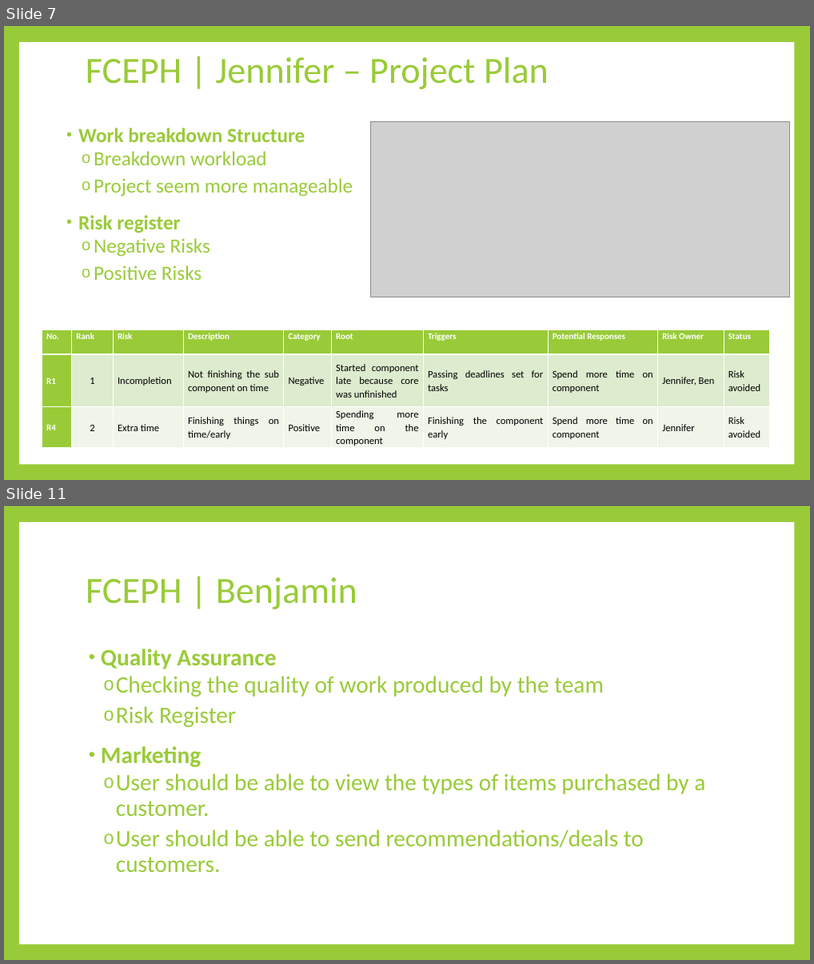
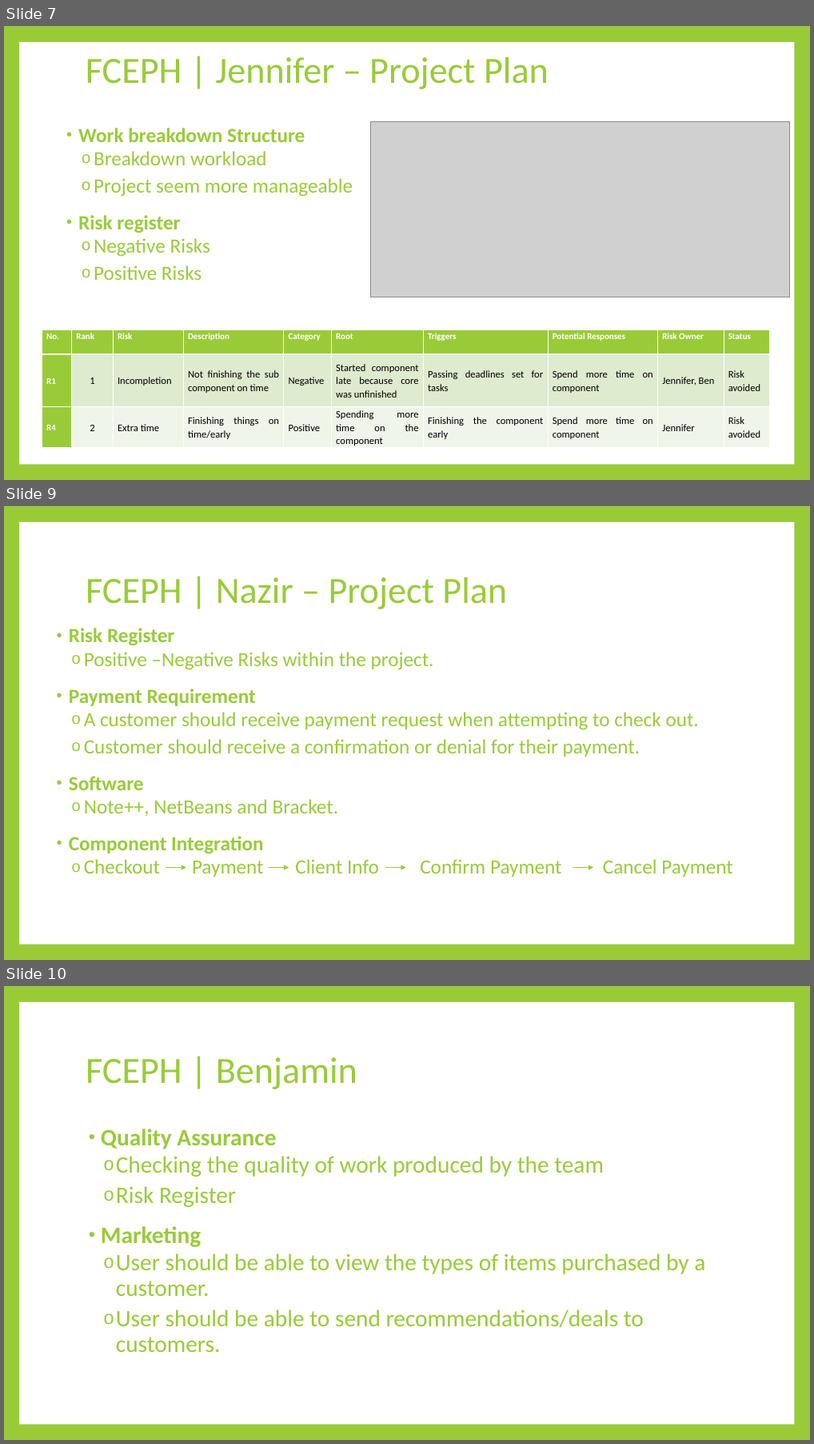
Before and after one commit to AKLBeast/AKLbeast-, a slide deck: Documentation/Group 3 -FCEPH Final.pptx. Shown one above the other, each under a label of ours: slides 7 and 11 before the commit, slides 7, 9 and 10 after it; the slides between them are not shown. The pictures are 814x964 and 814x1444 pixels, drawn with LibreOffice and Linux fonts; fonts in the diff are those of the drawing; grey boxes stand for pictures. Boxes give left, top, right and bottom in pixels: in the first picture for what was removed or moved away, otherwise in the second. Text is boxed around its words. In the diff, an @@ line names an element or a change of style, - is before the commit and + after.

```diff
--- a/Documentation/Group 3 -FCEPH Final.pptx
+++ b/Documentation/Group 3 -FCEPH Final.pptx
@@ slide 9 added at (x1=4, y1=506, x2=810, y2=960), background #99CB38; not listed: 1 template element that a slide beside it also shows @@
@@ title added at (x1=86, y1=577, x2=507, y2=609), 44 pt, text #99CB38 @@
+FCEPH | Nazir – Project Plan
@@ text added at (x1=69, y1=628, x2=734, y2=876), 24 pt, text #99CB38 @@
+• Risk Register
+  o Positive –Negative Risks within the project.
+• Payment Requirement
+  o A customer should receive payment request when attempting to check out.
+  o Customer should receive a confirmation or denial for their payment.
+• Software
+  o Note++, NetBeans and Bracket.
+• Component Integration
+  o Checkout Payment Client Info Confirm Payment Cancel Payment
@@ arrow added from (166, 867) to (186, 867), #99CB38 0.79 pt @@
@@ arrow added from (268, 867) to (289, 867), #99CB38 0.79 pt @@
@@ arrow added from (386, 867) to (406, 867), #99CB38 0.79 pt @@
@@ arrow added from (574, 867) to (594, 867), #99CB38 0.79 pt @@
@@ what was slide 11 is now slide 10 @@
```
Also in this commit, not shown: 2 slides changed, 2 slides removed.
